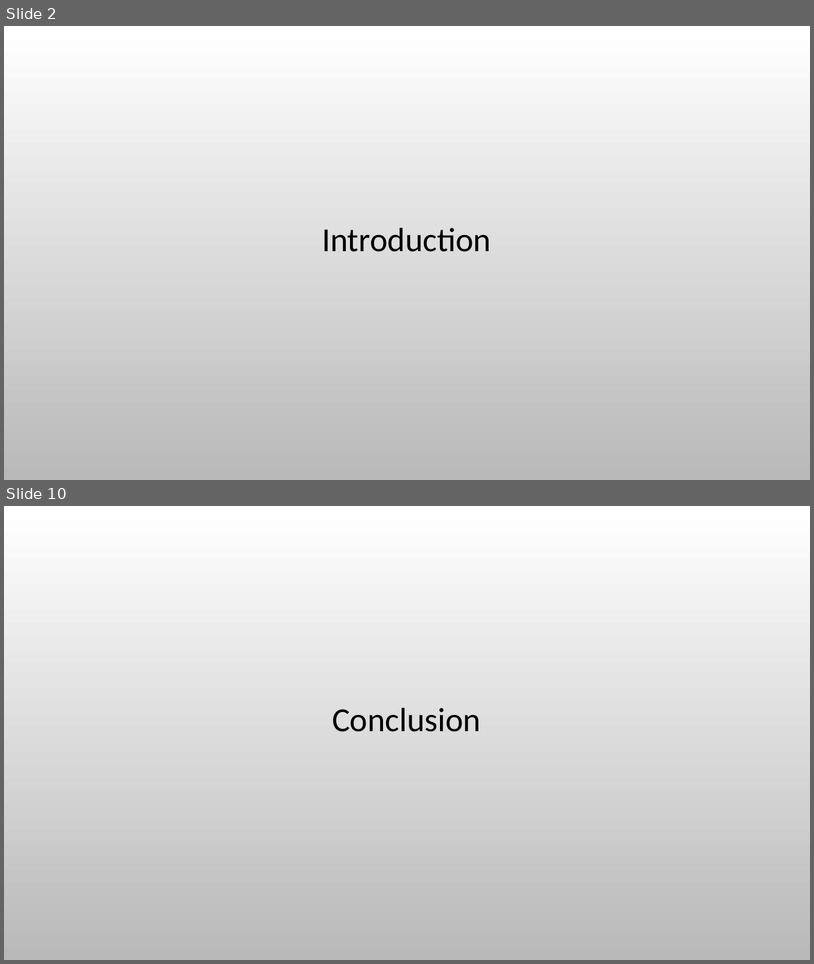
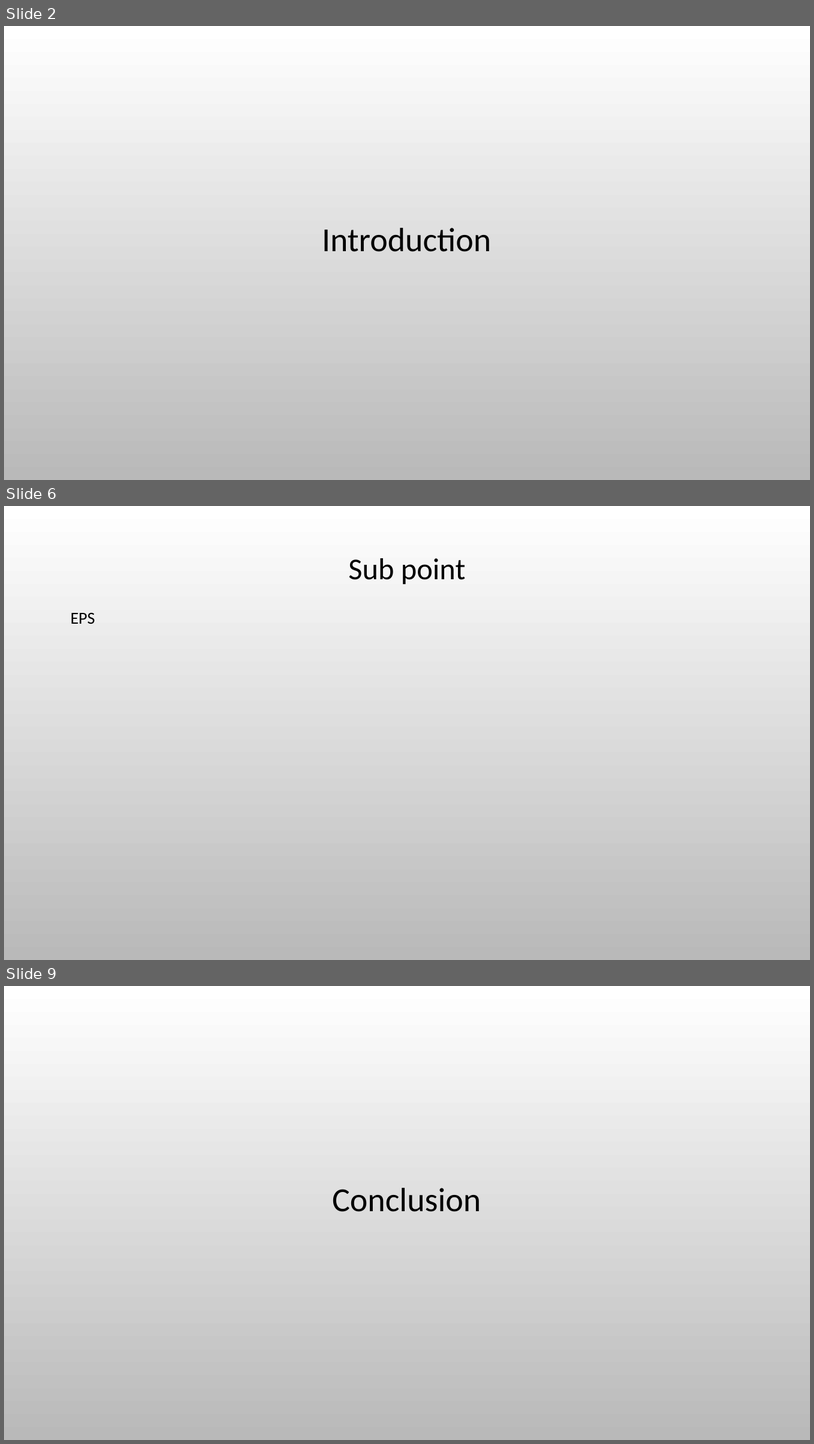
Before and after one commit to ted-dunstone/reports, a slide deck: simple/presentation.pptx. Shown one above the other, each under a label of ours: slides 2 and 10 before the commit, slides 2, 6 and 9 after it; the slides between them are not shown. The pictures are 814x964 and 814x1444 pixels, drawn with LibreOffice and Linux fonts; fonts in the diff are those of the drawing; background and template pictures are left out. Boxes give left, top, right and bottom in pixels: in the first picture for what was removed or moved away, otherwise in the second. Text is boxed around its words. In the diff, an @@ line names an element or a change of style, - is before the commit and + after.

```diff
--- a/simple/presentation.pptx
+++ b/simple/presentation.pptx
@@ slide 6 added at (4, 506, 810, 960), background picture (left out) @@
@@ title added at (348, 558, 465, 584), 36 pt, text #000000 @@
+Sub point
@@ text added at (71, 613, 95, 624), 20 pt, text #000000 @@
+EPS
@@ what was slide 10 is now slide 9 @@
```
Also in this commit, not shown: 2 slides changed, 5 other slides added, 12 slides removed, 35 other files.
